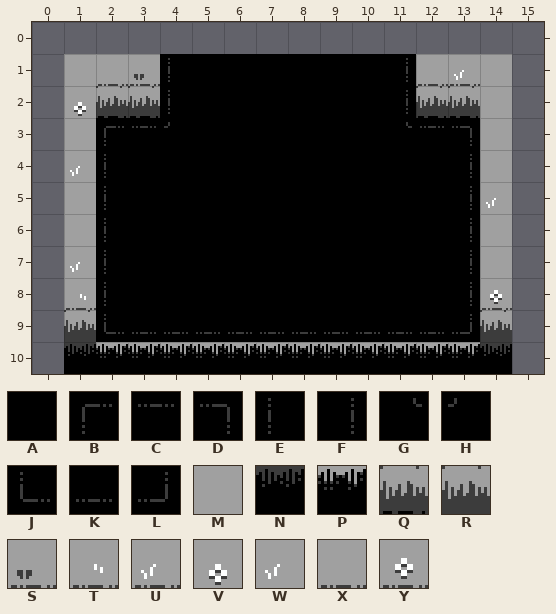
Level history. Tiled map: art/rooms/GrassyTest_Standard_N.tmx. Above: the version before the commit.
Cells are 16x16 px. Shown: x 0..15, y 0..10. The old version is drawn lined up with the new one.
Key: from "DiscoFloorTiles": A 0 "floor", B 1 "floor", C 2 "floor", D 3 "floor", E 17 "floor", F 19 "floor", G 20 "floor", H 21 "floor", J 33 "floor", K 34 "floor", L 35 "floor"; from "MapTiles": M 2 "map", N 6 "map", P 7 "map", Q 16 "map", R 17 "map", S 18 "map", T 19 "map", U 20 "map", V 22 "map", W 23 "map", X 24 "map", Y 25 "map".
_ is an empty cell.
Layer "Tile Layer 1" before, first column x 0:
 0 ________________
 1 _MXSEAAAAAAFXUM_
 2 _VQQEAAAAAAFQQM_
 3 _MBCHAAAAAAGCDM_
 4 _WEAAAAAAAAAAFM_
 5 _MEAAAAAAAAAAFW_
 6 _MEAAAAAAAAAAFM_
 7 _WEAAAAAAAAAAFM_
 8 _TEAAAAAAAAAAFY_
 9 _RJKKKKKKKKKKLR_
10 _NPPPPPPPPPPPPN_
The result:
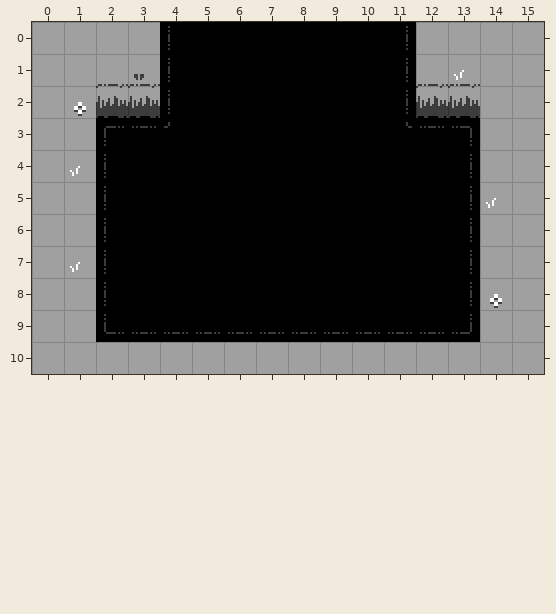
Change:
map size 14x10 -> 16x11 cells (old content now starts at 1,1; both pictures use the new coordinates)
Layer "Tile Layer 1":
y 0: x 0..15 ________________ -> MMMMEAAAAAAFMMMM
y 1..7: x 0 _ -> M; x 15 _ -> M
y 8: x 0..1 _T -> MM; x 14..15 Y_ -> VM
y 9: x 0..1 _R -> MM; x 14..15 R_ -> MM
y 10: x 0..15 _NPPPPPPPPPPPPN_ -> MMMMMMMMMMMMMMMM
